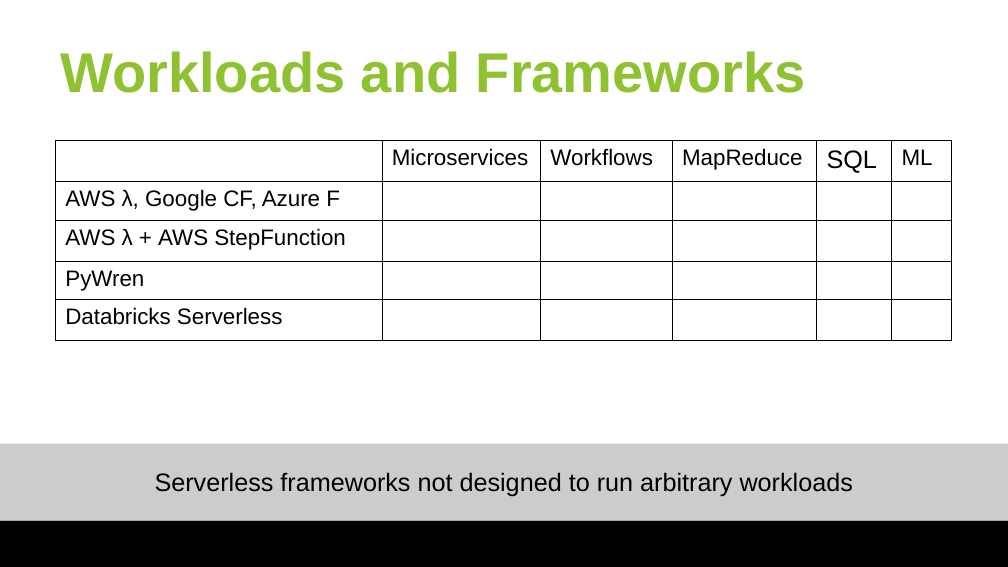
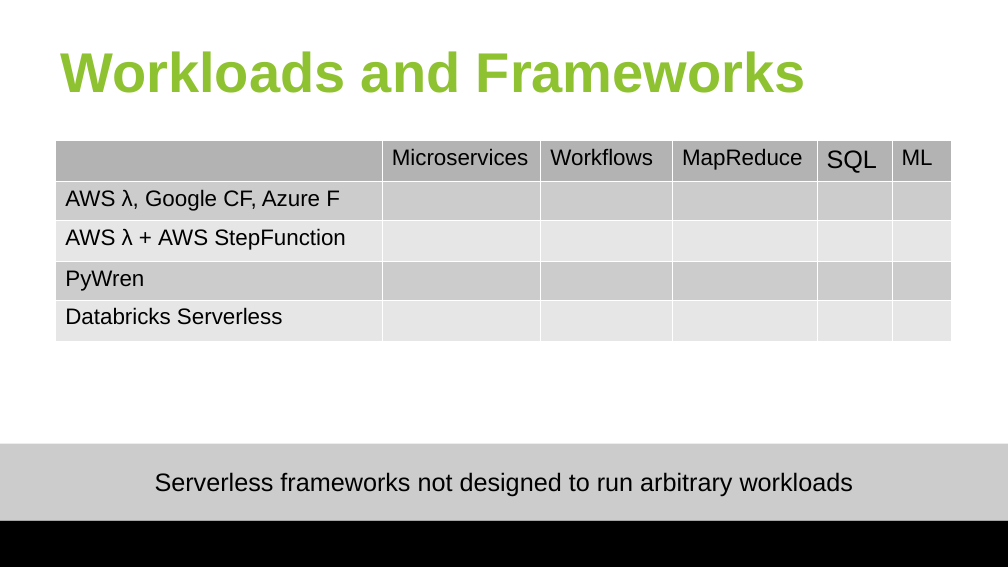
Before and after one commit to huangyibo/spark-summit-18, a slide deck: slide 11 of slides/spark-summit-18.odp (slide 12 before the commit). Drawn at 1008x567 pixels with LibreOffice and Linux fonts; fonts in the diff are those of the drawing; background and template pictures are left out. Boxes give left, top, right and bottom in pixels: in the first picture for what was removed or moved away, otherwise in the second. Text is boxed around its words. In the diff, an @@ line names an element or a change of style, - is before the commit and + after.

```diff
--- a/slides/spark-summit-18.odp
+++ b/slides/spark-summit-18.odp
@@ table at bbox=[55, 140, 951, 341] @@
@@ fill none to #B3B3B3 in 5 cells @@
@@ fill none to #CCCCCC in 2 cells @@
@@ fill none to #E6E6E6 in 2 cells @@
@@ borders changed @@
```
Also in this commit, not shown: 2 other slides changed, 1 slide added.
